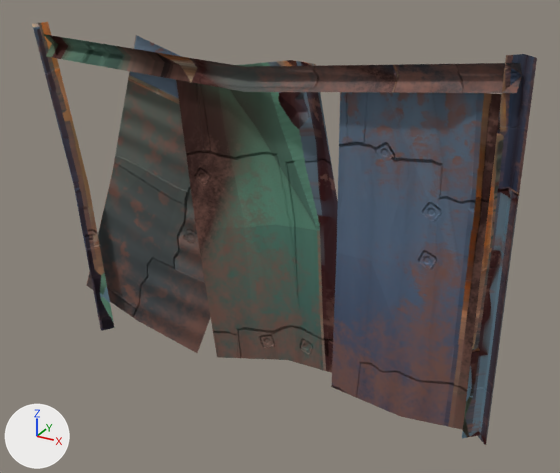
The glTF model Assets/game/models/Fence.gltf: old version first, new version second.
One viewpoint serves both versions: a camera (50 mm lens) standing at (1.93, -3.3, 2.54) and looking at (0.12, 0.0, 0.89). The axes (+X, +Y, +Z) are drawn at lower left. The lights are the same throughout. The first picture is the older version. Where no turn or scale is listed for an object, it has been applied to the vertices.

Before the edit, the objects in view are built like this:
```python
me_fence = bpy.data.meshes.new('Fence')
me_fence.from_pydata(...)  # 53 vertices, 46 faces; spans x -1.34..1.34, y -0.15..0.15, z 0.0..1.96
me_fence.materials.append(mat_fence)  # its picture is missing
ob_fence_001 = bpy.data.objects.new('Fence.001', me_fence)
ob_fence_001.location = (0.0, 0.0, 0.0)
```
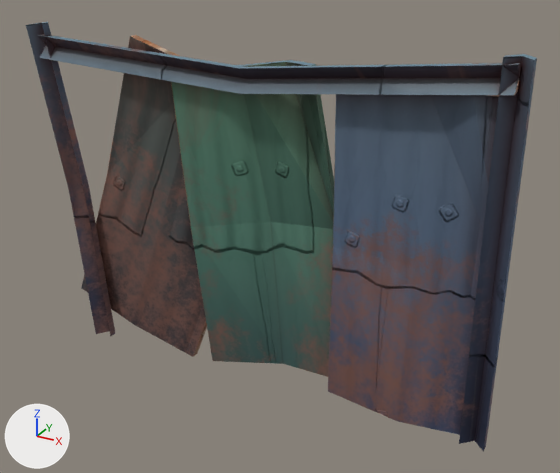
Boxes [x1, y1, x2, y2] around the edits, measured in the pictures (560 x 473 px):
'Fence.001', reshaped
    before: [32, 22, 537, 446]
    after: [26, 22, 537, 452]
part 1 of me_fence, added
    after: [26, 22, 537, 452]
part 2 of me_fence, surface changed
    before: [32, 22, 537, 446]

The change in detail:
me_fence is used by ob_fence_001; location (0.0, 0.0, 0.0).
me_fence had 53 vertices, 46 faces and spanned x -1.34..1.34, y -0.15..0.15, z 0.0..1.96.
me_fence now has 106 vertices, 188 faces and spans x -1.34..1.34, y -0.2..0.15, z 0.0..1.96.
Part 1, on me_fence:
5 vertices are added at (0.89, -0.1, 0.94), (0.04, 0.03, 0.94), (-0.56, -0.09, 0.94), (-1.15, -0.09, 0.98), (0.01, -0.14, 1.74).
39 new vertices lie (0.0, -0.05, 0.0) away from vertices in x -1.34..1.34, y -0.15..0.15, z 0.0..1.96.
9 new vertices lie (0.0, -0.04, 0.0) away from vertices in x -1.25..0.89, y -0.13..-0.01, z 0.09..1.83.
142 new faces join them.
me_fence part 2: 46 kept faces spanning x -1.34..1.34, y -0.15..0.15, z 0.0..1.96 get new texture (UV) coordinates.
